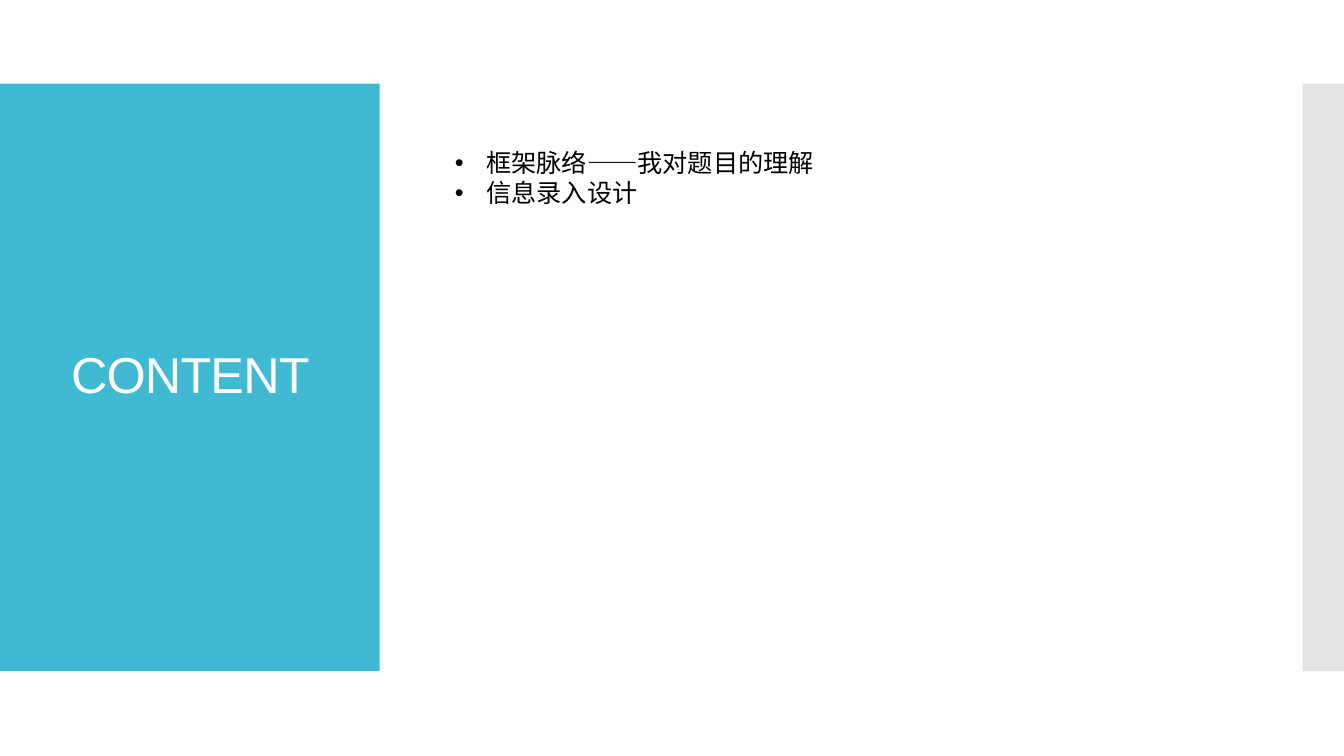
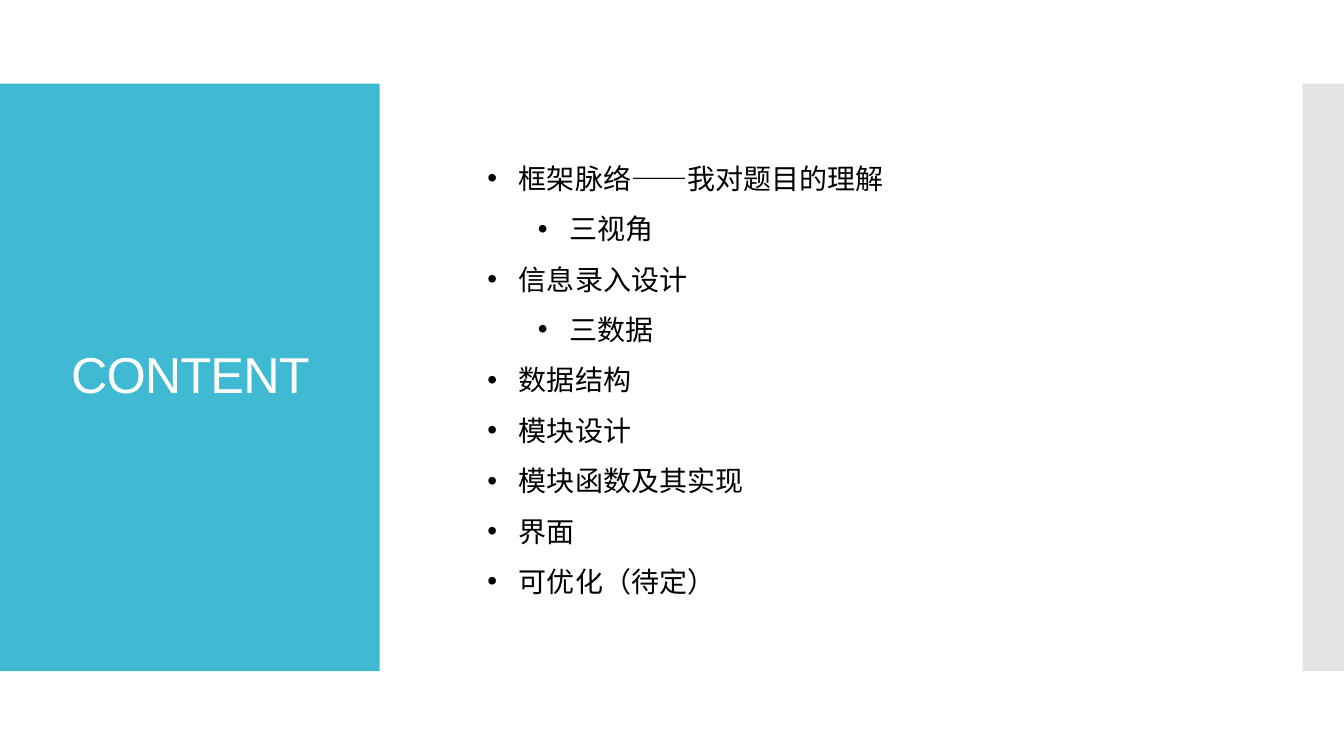
Before and after one commit to imagecser/hotelManage, a slide deck: slide 2 of 演示文稿1.pptx. Drawn at 1344x756 pixels with LibreOffice and Linux fonts; fonts in the diff are those of the drawing. Boxes give left, top, right and bottom in pixels: in the first picture for what was removed or moved away, otherwise in the second. Text is boxed around its words. In the diff, an @@ line names an element or a change of style, - is before the commit and + after.

```diff
--- a/演示文稿1.pptx
+++ b/演示文稿1.pptx
@@ text "框架脉络——我对题目的理解": place and size @@
-text "框架脉络——我对题目的理解" at [486, 150, 814, 204]
+text "框架脉络——我对题目的理解" at [519, 165, 884, 595]
@@ text at [519, 165, 884, 293]: size 18 to 20 pt, font Calibri to Noto Sans CJK SC in "框架脉络——我对题目的理解", "信息录入设计"; line spacing 1 to 1.5 @@
@@ text at [569, 215, 653, 242]: paragraph added @@
+  • 三视角
@@ text at [519, 316, 743, 595]: paragraphs added @@
+  • 三数据
+• 数据结构
+• 模块设计
+• 模块函数及其实现
+• 界面
+• 可优化（待定）
```
Also in this commit, not shown: 7 slides added, 7 other files.
